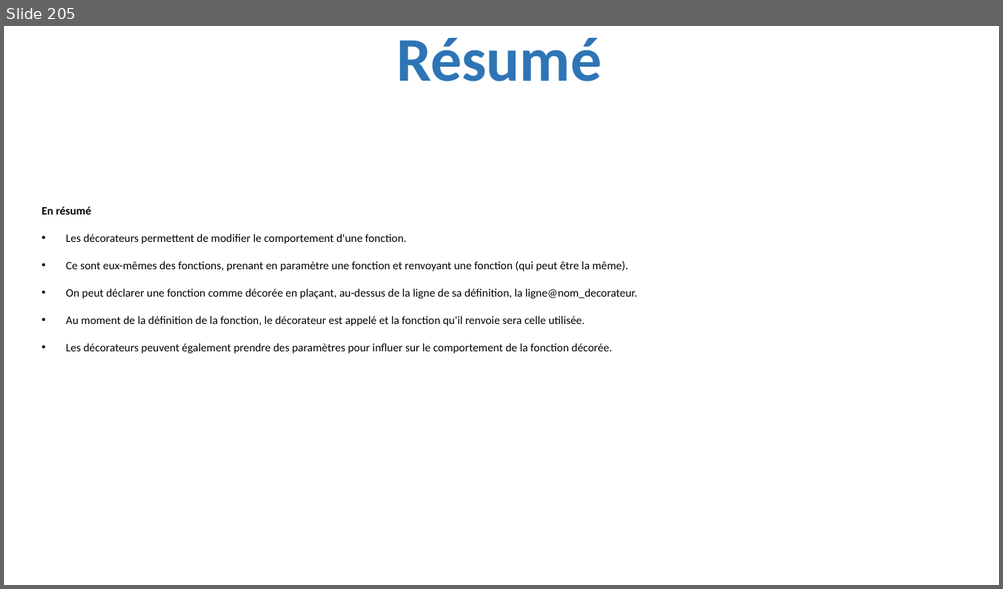
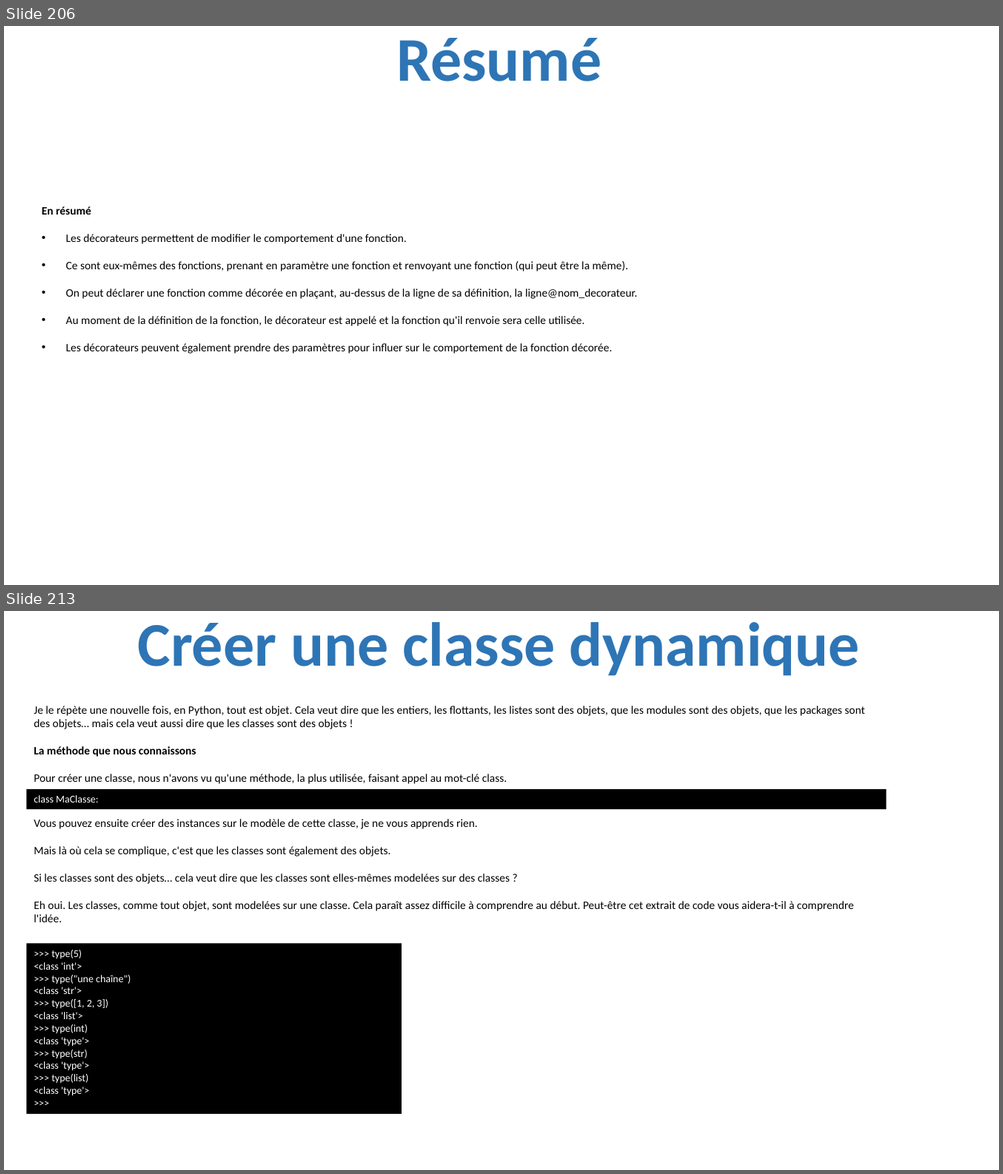
Before and after one commit to julienPalleau/PythonDoc, a slide deck: Python-resume.pptx. Shown one above the other, each under a label of ours: slide 205 before the commit, slides 206 and 213 after it; the slides between them are not shown. The pictures are 1003x589 and 1003x1174 pixels, drawn with LibreOffice and Linux fonts; fonts in the diff are those of the drawing. Boxes give left, top, right and bottom in pixels: in the first picture for what was removed or moved away, otherwise in the second. Text is boxed around its words. In the diff, an @@ line names an element or a change of style, - is before the commit and + after.

```diff
--- a/Python-resume.pptx
+++ b/Python-resume.pptx
@@ slide 213 added at (4,611,999,1170), background #FFFFFF @@
@@ title added at (138,622,859,676), 60 pt, text #2E75B6, bold @@
+Créer une classe dynamique
@@ text added at (34,706,865,784), 11 pt, text #000000 @@
+Je le répète une nouvelle fois, en Python, tout est objet. Cela veut dire que les entiers, les flottants, les listes sont des objets, que les modules sont des objets, que les packages sont des objets… mais cela veut aussi dire que les classes sont des objets !
+La méthode que nous connaissons
+Pour créer une classe, nous n'avons vu qu'une méthode, la plus utilisée, faisant appel au mot-clé class.
@@ rectangle added at (26,789,886,809), fill #000000, 10 pt, text #FFFFFF @@
+class MaClasse:
@@ text added at (34,819,854,923), 11 pt, text #000000 @@
+Vous pouvez ensuite créer des instances sur le modèle de cette classe, je ne vous apprends rien.
+Mais là où cela se complique, c'est que les classes sont également des objets.
+Si les classes sont des objets… cela veut dire que les classes sont elles-mêmes modelées sur des classes ?
+Eh oui. Les classes, comme tout objet, sont modelées sur une classe. Cela paraît assez difficile à comprendre au début. Peut-être cet extrait de code vous aidera-t-il à comprendre l'idée.
@@ rectangle added at (26,944,401,1115), fill #000000, 10 pt, text #FFFFFF @@
+>>> type(5)
+<class 'int'>
+>>> type("une chaîne")
+<class 'str'>
+>>> type([1, 2, 3])
+<class 'list'>
+>>> type(int)
+<class 'type'>
+>>> type(str)
+<class 'type'>
+>>> type(list)
+<class 'type'>
+>>>
@@ what was slide 205 is now slide 206 @@
```
Also in this commit, not shown: 15 other slides added.
